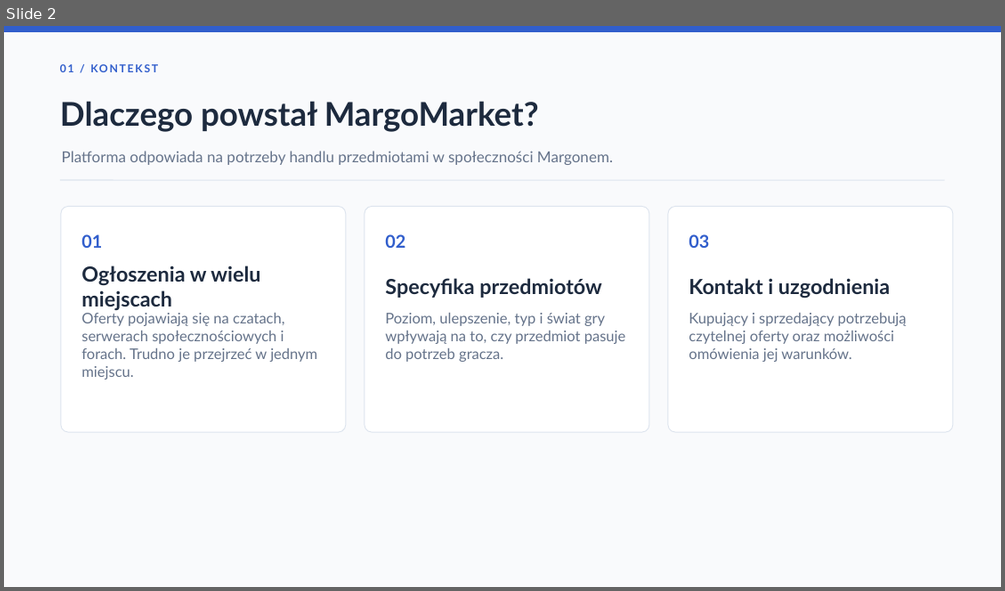
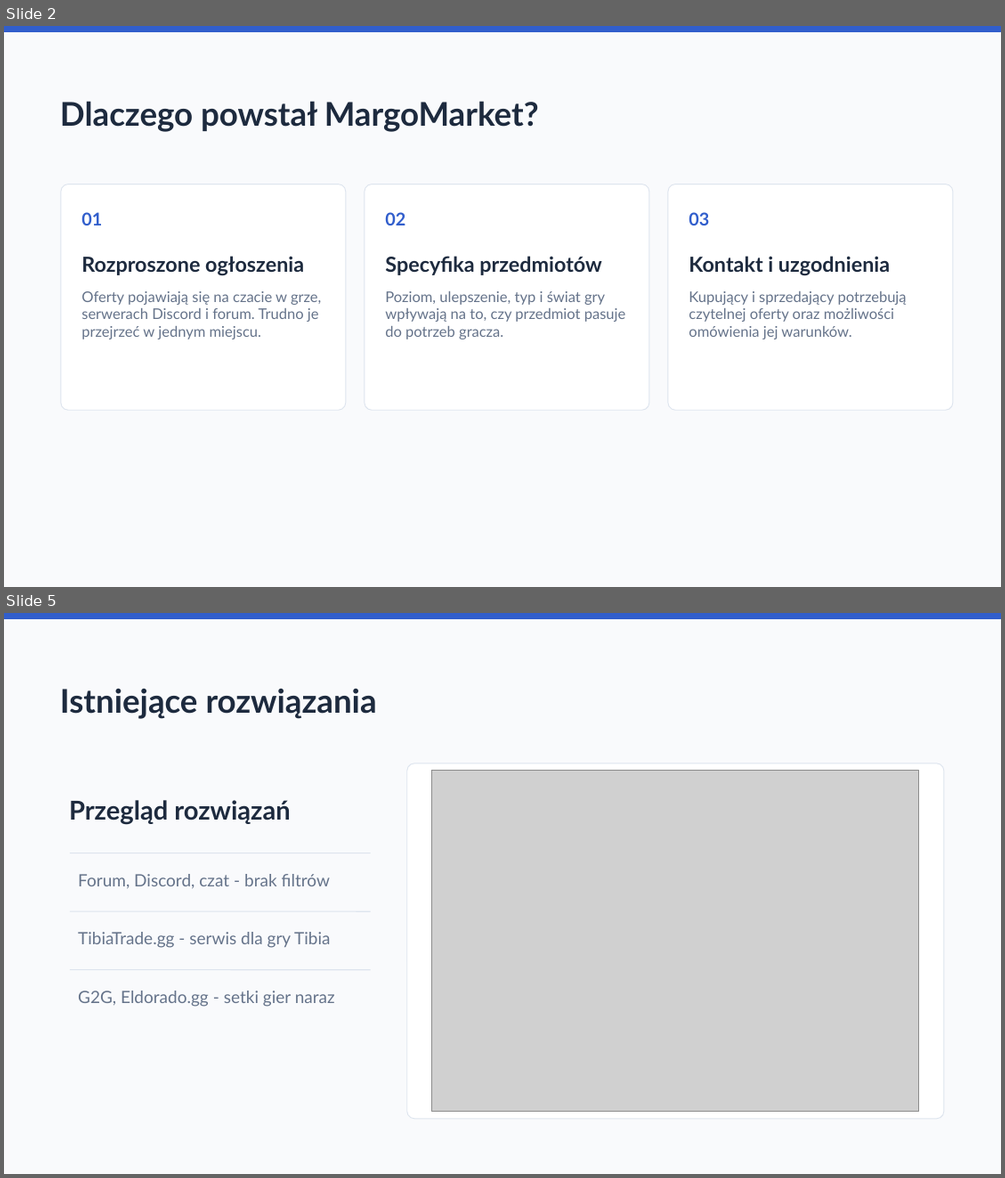
Before and after one commit to persi05/MargoMarket2, a slide deck: MargoMarket_FINAL_2026.pptx. Shown one above the other, each under a label of ours: slide 2 before the commit, slides 2 and 5 after it; the slides between them are not shown. The pictures are 1005x591 and 1005x1178 pixels, drawn with LibreOffice and Linux fonts; fonts in the diff are those of the drawing; grey boxes stand for pictures. Boxes give left, top, right and bottom in pixels: in the first picture for what was removed or moved away, otherwise in the second. Text is boxed around its words. In the diff, an @@ line names an element or a change of style, - is before the commit and + after.

```diff
--- a/MargoMarket_FINAL_2026.pptx
+++ b/MargoMarket_FINAL_2026.pptx
@@ slide 5 added at [4,613,1001,1174], background #F9FAFC @@
@@ rectangle added at [4,613,1001,618], fill #315ECC, outline #315ECC 1 pt @@
@@ text added at [60,688,377,719], 31.5 pt, text #1D2A3E, bold @@
+Istniejące rozwiązania
@@ rounded rectangle added at [407,763,944,1119], fill #FFFFFF, outline #DDE4EE 0.8 pt @@
@@ picture added at [432,770,919,1111] @@
@@ text added at [69,800,290,825], 25 pt, text #1D2A3E, bold @@
+Przegląd rozwiązań
@@ line added from (70, 853) to (371, 853), #DDE4EE 1 pt @@
@@ text added at [78,874,330,889], 16.3 pt, text #65738A @@
+Forum, Discord, czat - brak filtrów
@@ line added from (70, 911) to (371, 911), #DDE4EE 1 pt @@
@@ text added at [78,932,330,948], 16.3 pt, text #65738A @@
+TibiaTrade.gg - serwis dla gry Tibia
@@ line added from (70, 970) to (371, 970), #DDE4EE 1 pt @@
@@ text added at [78,990,335,1006], 16.3 pt, text #65738A @@
+G2G, Eldorado.gg - setki gier naraz
@@ slide 2 changed as well @@
@@ text removed at [60,58,928,79] @@
-01 / KONTEKST
@@ text removed at [62,151,613,165] @@
-Platforma odpowiada na potrzeby handlu przedmiotami w społeczności Margonem.
@@ line removed from (60, 180) to (945, 180) @@
@@ 7 texts, 3 rounded rectangles: place and size @@
-7 texts, 3 rounded rectangles at [61,206,953,432]
+7 texts, 3 rounded rectangles at [61,184,953,410]
@@ text at [81,256,304,276]: text changed @@
-Ogłoszenia w wielu miejscach
+Rozproszone ogłoszenia
@@ text at [81,291,321,339]: text changed @@
-Oferty pojawiają się na czatach, serwerach społecznościowych i forach. Trudno je przejrzeć w jednym miejscu.
+Oferty pojawiają się na czacie w grze, serwerach Discord i forum. Trudno je przejrzeć w jednym miejscu.
```
Also in this commit, not shown: 9 other slides changed, 7 other slides added, 9 slides removed, 1 other file.
